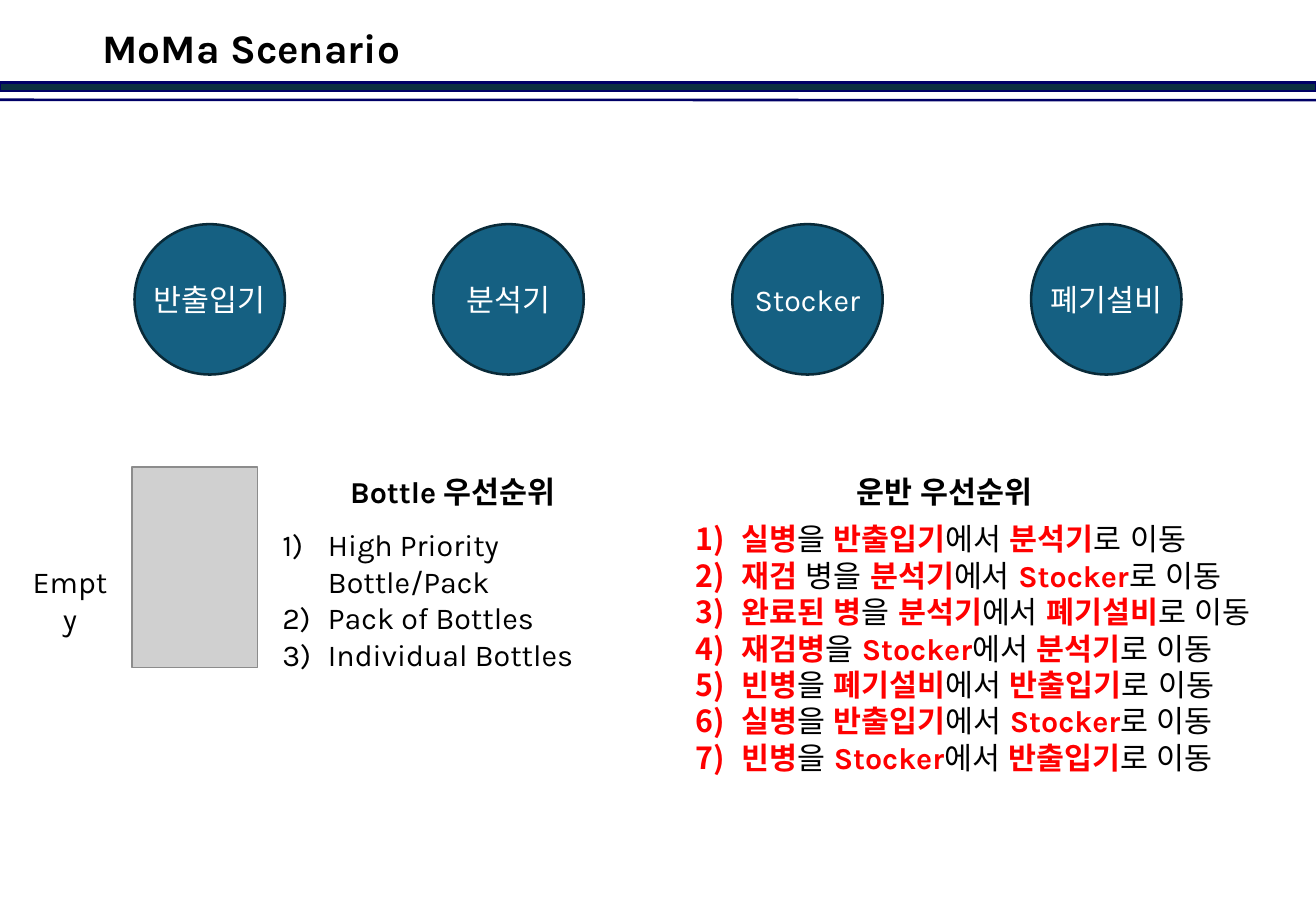
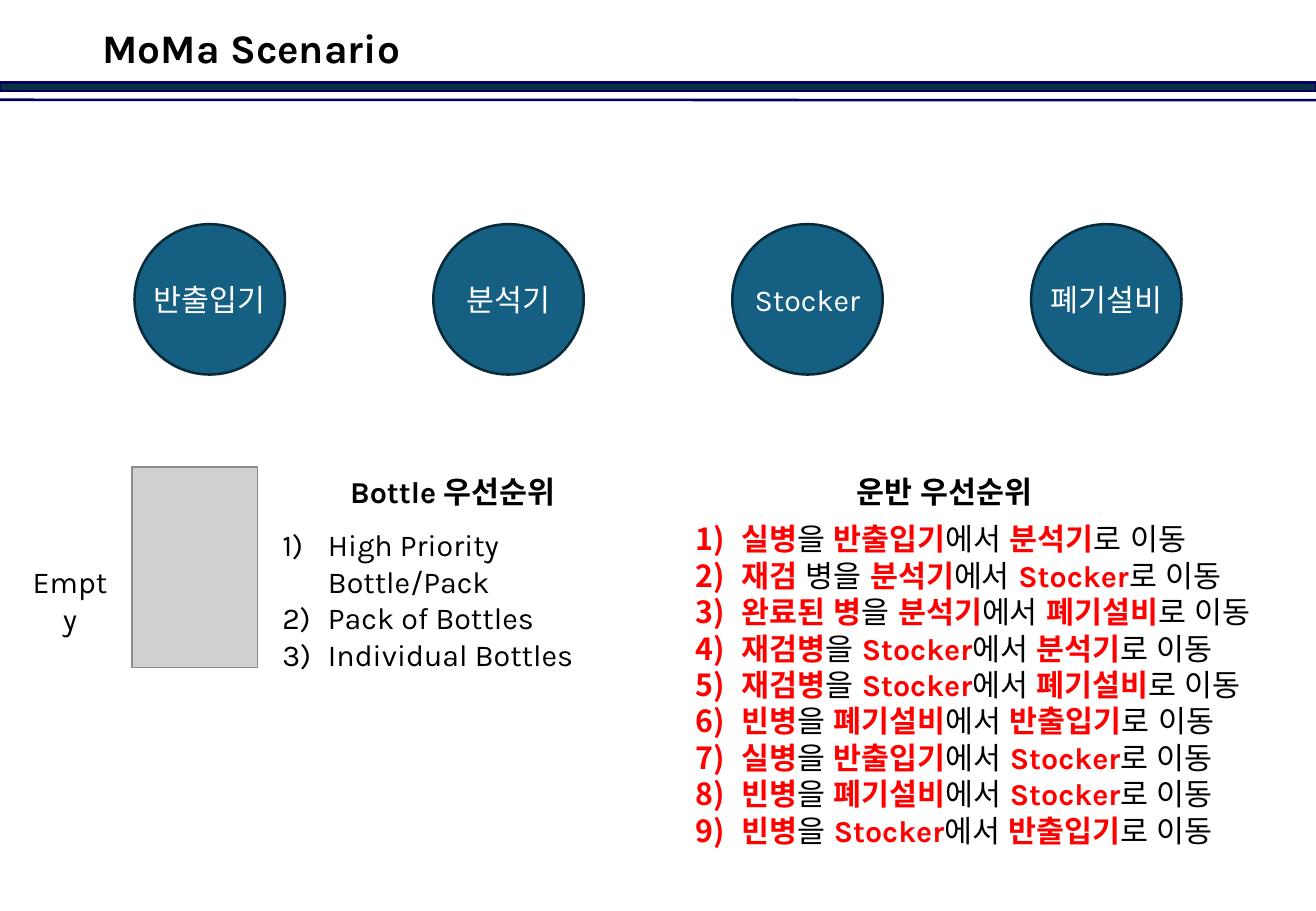
Before and after one commit to jinkabpark/SamickThk_Analysis, a slide deck: slide 12 of 허종원/Travel Scenario.pptx. Drawn at 1316x911 pixels with LibreOffice and Linux fonts; fonts in the diff are those of the drawing; grey boxes stand for pictures; background and template pictures are left out. Boxes give left, top, right and bottom in pixels: in the first picture for what was removed or moved away, otherwise in the second. Text is boxed around its words. In the diff, an @@ line names an element or a change of style, - is before the commit and + after.

```diff
--- a/허종원/Travel Scenario.pptx
+++ b/허종원/Travel Scenario.pptx
@@ text at box(741, 670, 1241, 699): paragraph added @@
+5) 재검병을 Stocker에서 폐기설비로 이동
@@ text at box(741, 779, 1213, 808): paragraph added @@
+8) 빈병을 폐기설비에서 Stocker로 이동
```
Also in this commit, not shown: 2 other slides changed, 3 slides added.
